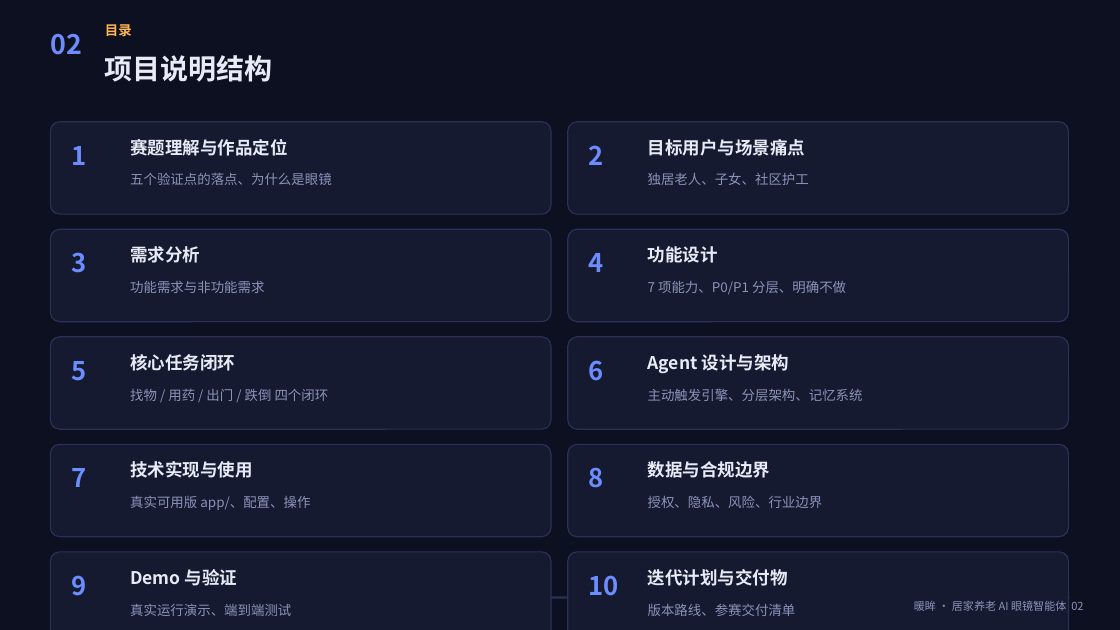
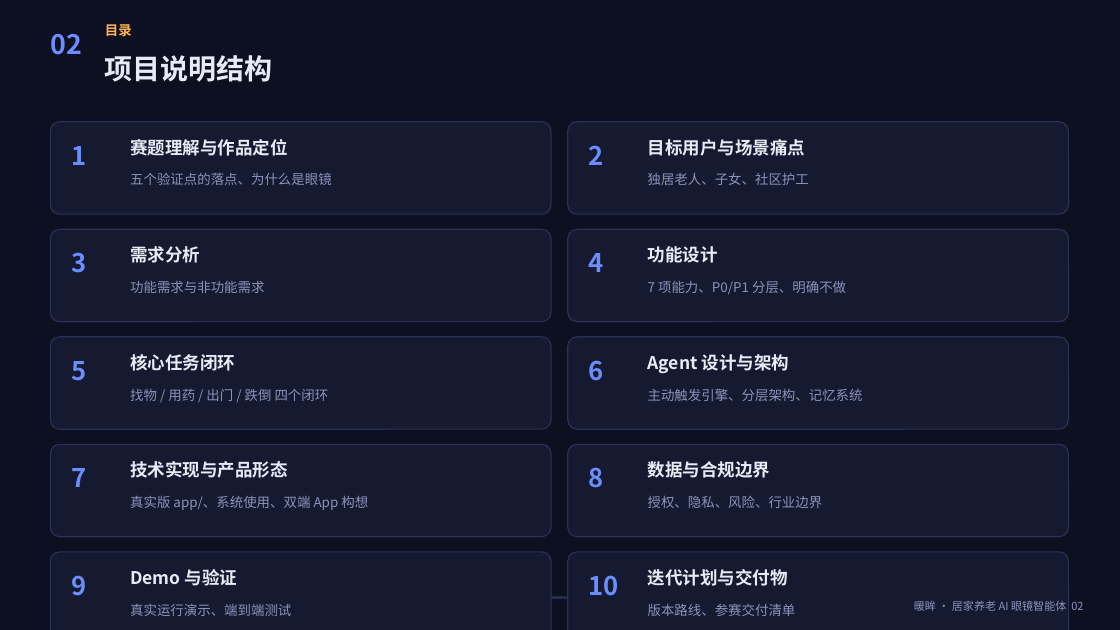
Before and after one commit to scut-chika/AIglasses, a slide deck: slide 2 of ppt/暖眸-居家养老AI眼镜智能体-项目说明.pptx. Drawn at 1120x630 pixels with LibreOffice and Linux fonts; fonts in the diff are those of the drawing. Boxes give left, top, right and bottom in pixels: in the first picture for what was removed or moved away, otherwise in the second. Text is boxed around its words. In the diff, an @@ line names an element or a change of style, - is before the commit and + after.

```diff
--- a/ppt/暖眸-居家养老AI眼镜智能体-项目说明.pptx
+++ b/ppt/暖眸-居家养老AI眼镜智能体-项目说明.pptx
@@ text at (x1=130, y1=461, x2=287, y2=478): text changed @@
-技术实现与使用
+技术实现与产品形态
@@ text at (x1=130, y1=496, x2=368, y2=510): text changed @@
-真实可用版 app/、配置、操作
+真实版 app/、系统使用、双端 App 构想
```
Also in this commit, not shown: 5 other slides changed, 2 slides added, 5 other files.
